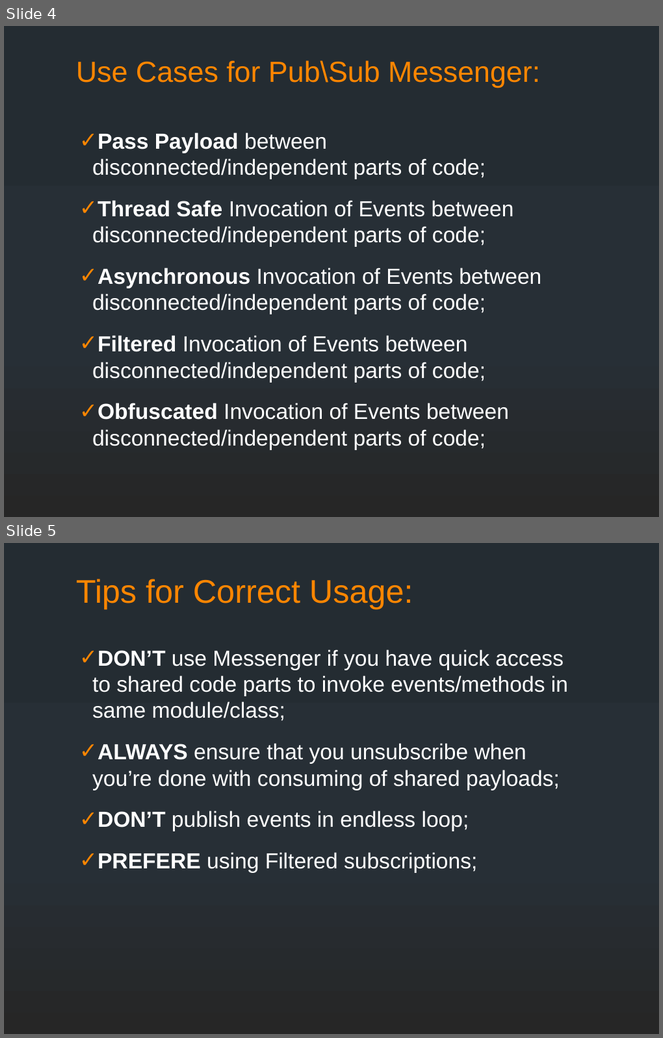
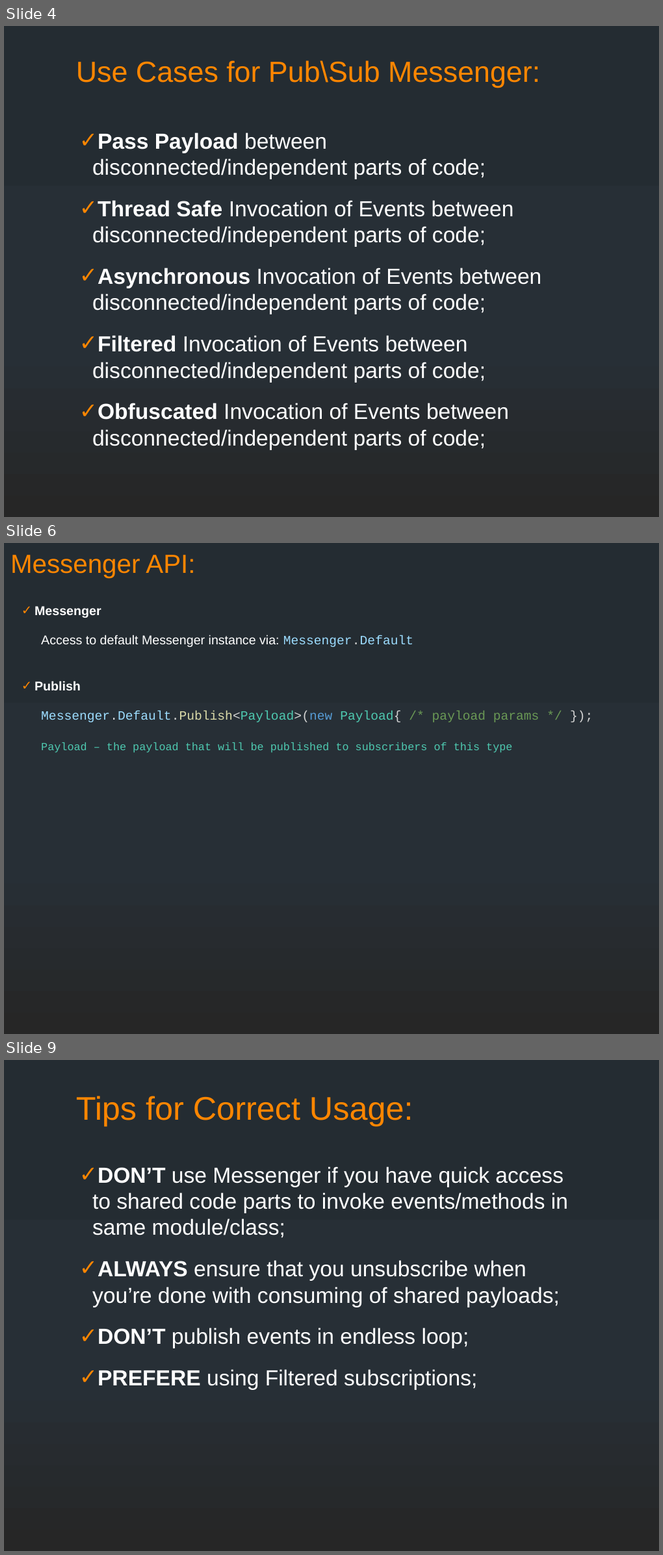
Before and after one commit to supermax/pubsub, a slide deck: docs/PubSub Messenger.pptx. Shown one above the other, each under a label of ours: slides 4 and 5 before the commit, slides 4, 6 and 9 after it; the slides between them are not shown. The pictures are 663x1038 and 663x1555 pixels, drawn with LibreOffice and Linux fonts; fonts in the diff are those of the drawing. Boxes give left, top, right and bottom in pixels: in the first picture for what was removed or moved away, otherwise in the second. Text is boxed around its words. In the diff, an @@ line names an element or a change of style, - is before the commit and + after.

```diff
--- a/docs/PubSub Messenger.pptx
+++ b/docs/PubSub Messenger.pptx
@@ slide 6 added at bbox=[4, 543, 659, 1034], background gradient #242C33 to #273037 to #262626 @@
@@ title added at bbox=[10, 555, 195, 578], 28.8 pt, text #FF8600 @@
+Messenger API:
@@ text added at bbox=[35, 606, 540, 753], 14 pt, text #4EC9B0 @@
+✓ Messenger
+  Access to default Messenger instance via: Messenger.Default
+✓ Publish
+  Messenger.Default.Publish<Payload>(new Payload{ /* payload params */ });
+  Payload – the payload that will be published to subscribers of this type
@@ what was slide 5 is now slide 9 @@
```
Also in this commit, not shown: 1 slide changed, 3 other slides added, 1 slide removed, 2 other files.
